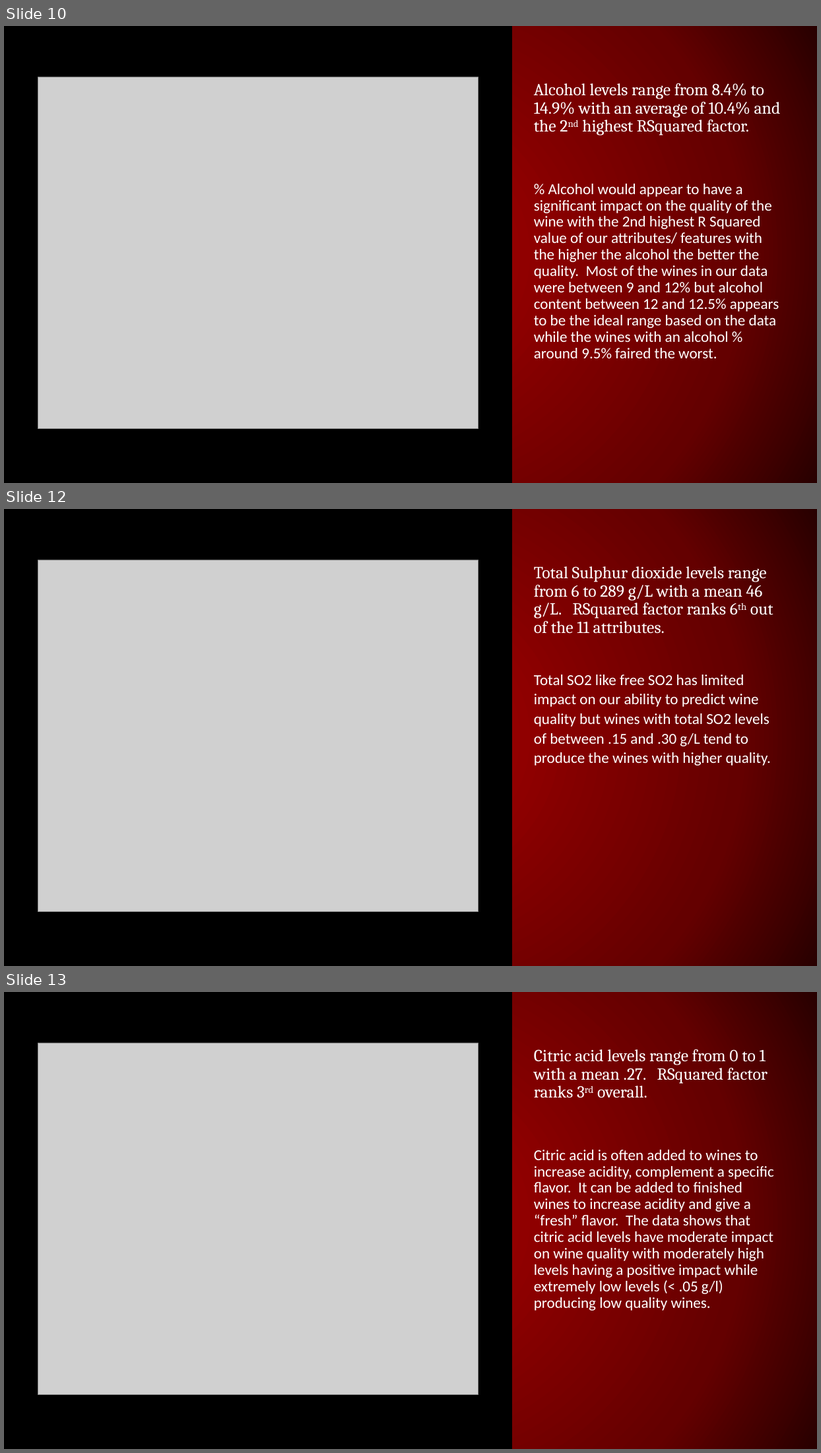
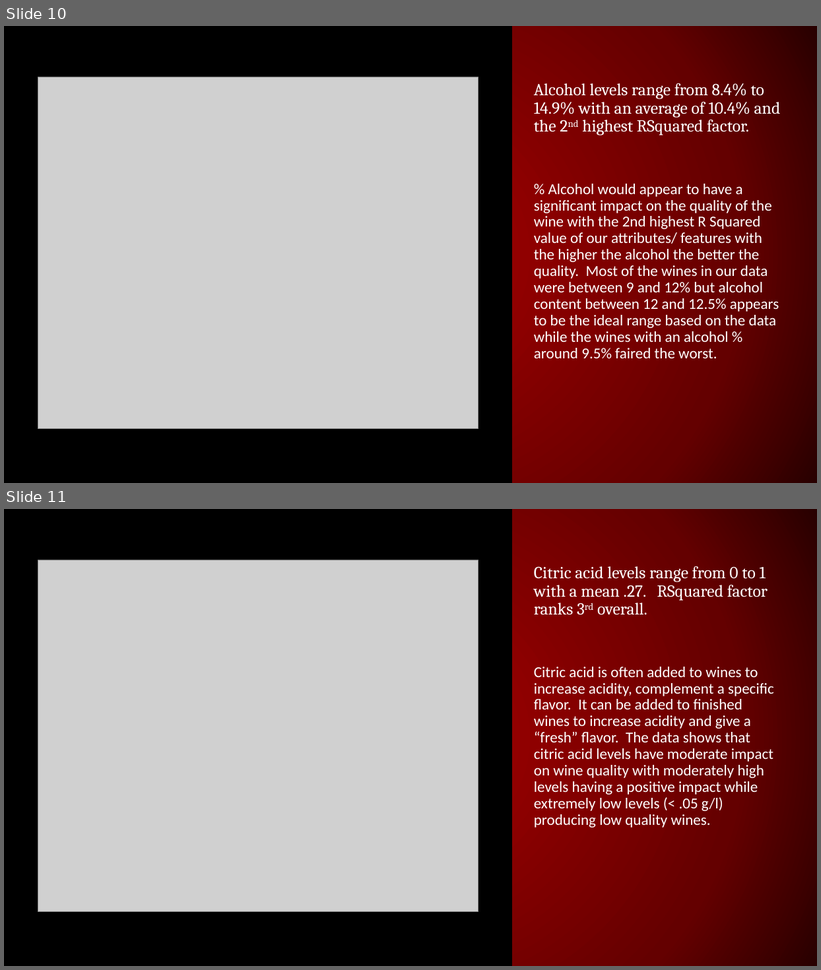
Before and after one commit to cselleck/final_project, a slide deck: Final_project_ppt_presentation.pptx. Shown one above the other, each under a label of ours: slides 10, 12 and 13 before the commit, slides 10 and 11 after it; the slides between them are not shown. The pictures are 821x1453 and 821x970 pixels, drawn with LibreOffice and Linux fonts; fonts in the diff are those of the drawing; grey boxes stand for pictures. Boxes give left, top, right and bottom in pixels: in the first picture for what was removed or moved away, otherwise in the second. Text is boxed around its words. In the diff, an @@ line names an element or a change of style, - is before the commit and + after.

```diff
--- a/Final_project_ppt_presentation.pptx
+++ b/Final_project_ppt_presentation.pptx
@@ slide 12 removed at (x1=4, y1=509, x2=817, y2=966), background gradient #960000 to #650000 to #290000; not listed: 1 template element that a slide beside it also shows @@
@@ picture removed at (x1=38, y1=560, x2=479, y2=912) @@
@@ text removed at (x1=534, y1=566, x2=774, y2=766) @@
-Total Sulphur dioxide levels range from 6 to 289 g/L with a mean 46 g/L. RSquared factor ranks 6th out of the 11 attributes.
-Total SO2 like free SO2 has limited impact on our ability to predict wine quality but wines with total SO2 levels of between .15 and .30 g/L tend to produce the wines with higher quality.
@@ what was slide 13 is now slide 11 @@
```
Also in this commit, not shown: 7 other slides removed, 3 other files.
